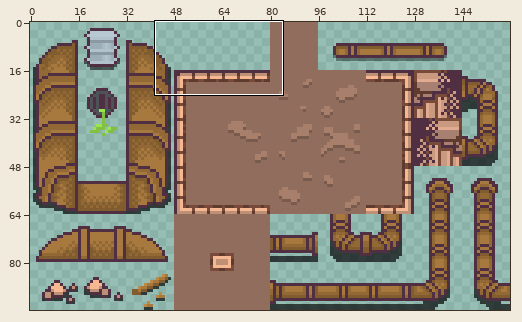
Edited in one commit: sprite sheet (tempus_assets/underground.png). The first picture is a wide view before the edit; the outline marks the close-up.
Close-up. First the earlier version:
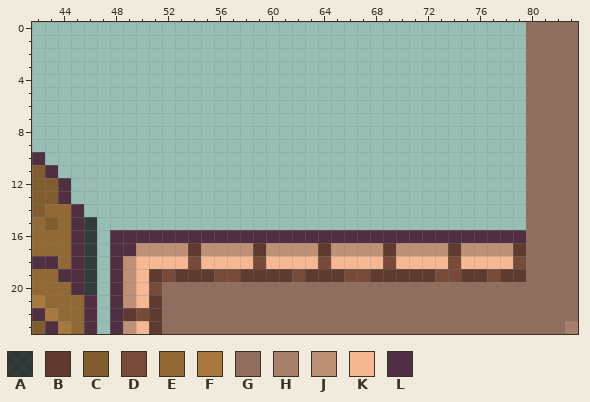
The file is 160x96 pixels. Colours within 5 levels of each other are drawn and written as one. Shown: x 42..83, y 0..23.
Palette (. is transparent): A #000000ad  B #5f3a2e  C #805c2e  D #784a3a  E #926935  F #a7793e  G #906d5c  H #a77f6a  J #be9176  K #f6b893  L #502f42
Pixels before, first column x 42:
 0 ......................................GGGG
 1 ......................................GGGG
 2 ......................................GGGG
 3 ......................................GGGG
 4 ......................................GGGG
 5 ......................................GGGG
 6 ......................................GGGG
 7 ......................................GGGG
 8 ......................................GGGG
 9 ......................................GGGG
10 L.....................................GGGG
11 CL....................................GGGG
12 CCL...................................GGGG
13 CCL...................................GGGG
14 CEEL..................................GGGG
15 ECELA.................................GGGG
16 EEELA.LLLLLLLLLLLLLLLLLLLLLLLLLLLLLLLLGGGG
17 EEELA.LLJJJJBJJJJBJJJJBJJJJBJJJJBJJJJBGGGG
18 LLELA.LJKKKKDKKKKDKKKKDKKKKDKKKKDKKKKDGGGG
19 EELLA.LJKBDBBBDDBBBBDBBBDDBBBBBDDBBDBBGGGG
20 EEELA.LJKDGGGGGGGGGGGGGGGGGGGGGGGGGGGGGGGG
21 FEEEL.LJKBGGGGGGGGGGGGGGGGGGGGGGGGGGGGGGGG
22 LFEEL.LBDBGGGGGGGGGGGGGGGGGGGGGGGGGGGGGGGG
23 CLFEL.LJKBGGGGGGGGGGGGGGGGGGGGGGGGGGGGGGGH
Now the later version:
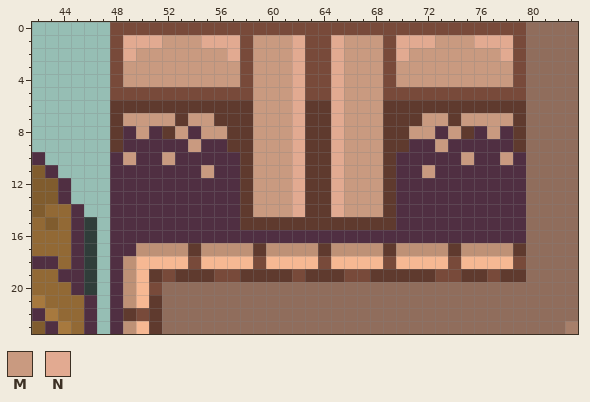
Colours new in this view: M #c99a80  N #e2aa91
Edits made:
{"y":0,"x":48,"old":"................................","new":"DDDDDDDDDDDDDDDDDDDDDDDDDDDDDDDD"}
{"y":1,"x":48,"old":"................................","new":"DNNNMMMNNNDMMMNDDNMMMDNNNMMMNNND"}
{"y":2,"x":48,"old":"................................","new":"DNMMMMMMMNDMMMNDDNMMMDNMMMMMMMND"}
{"y":3,"x":48,"old":"................................","new":"DMMMMMMMMMDMMMNDDNMMMDMMMMMMMMMD"}
{"y":4,"x":48,"old":"................................","new":"DMMMMMMMMMDMMMNDDNMMMDMMMMMMMMMD"}
{"y":5,"x":48,"old":"................................","new":"DDDDDDDDDDDMMMNDDNMMMDDDDDDDDDDD"}
{"y":6,"x":48,"old":"................................","new":"BBBBBBBBBBBMMMNBBNMMMBBBBBBBBBBB"}
{"y":7,"x":48,"old":"................................","new":"BMMMMBMMBBBMMMNBBNMMMBBBMMBMMMMB"}
{"y":8,"x":48,"old":"................................","new":"BLMLBMLMMBBMMMNBBNMMMBBMMLMBLMLB"}
{"y":9,"x":48,"old":"................................","new":"BLLLLLMLLBBMMMNBBNMMMBBLLMLLLLLB"}
{"y":10,"x":48,"old":"................................","new":"LMLLMLLLLLBMMMNBBNMMMBLLLLLMLLML"}
{"y":11,"x":48,"old":"................................","new":"LLLLLLLMLLBMMMNBBNMMMBLLMLLLLLLL"}
{"y":12,"x":48,"old":"................................","new":"LLLLLLLLLLBMMMNBBNMMMBLLLLLLLLLL"}
{"y":13,"x":48,"old":"................................","new":"LLLLLLLLLLBMMMNBBNMMMBLLLLLLLLLL"}
{"y":14,"x":48,"old":"................................","new":"LLLLLLLLLLBMMMNBBNMMMBLLLLLLLLLL"}
{"y":15,"x":48,"old":"................................","new":"LLLLLLLLLLBBBBBBBBBBBBLLLLLLLLLL"}
